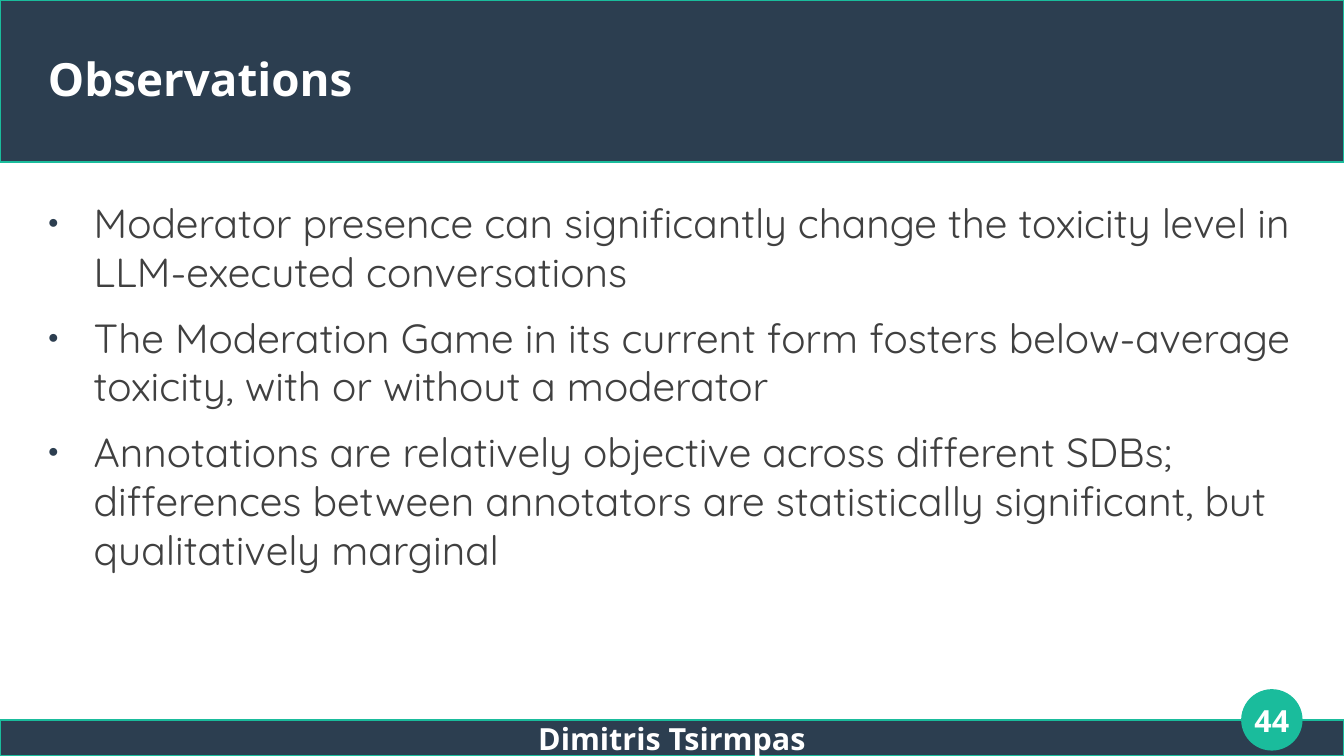
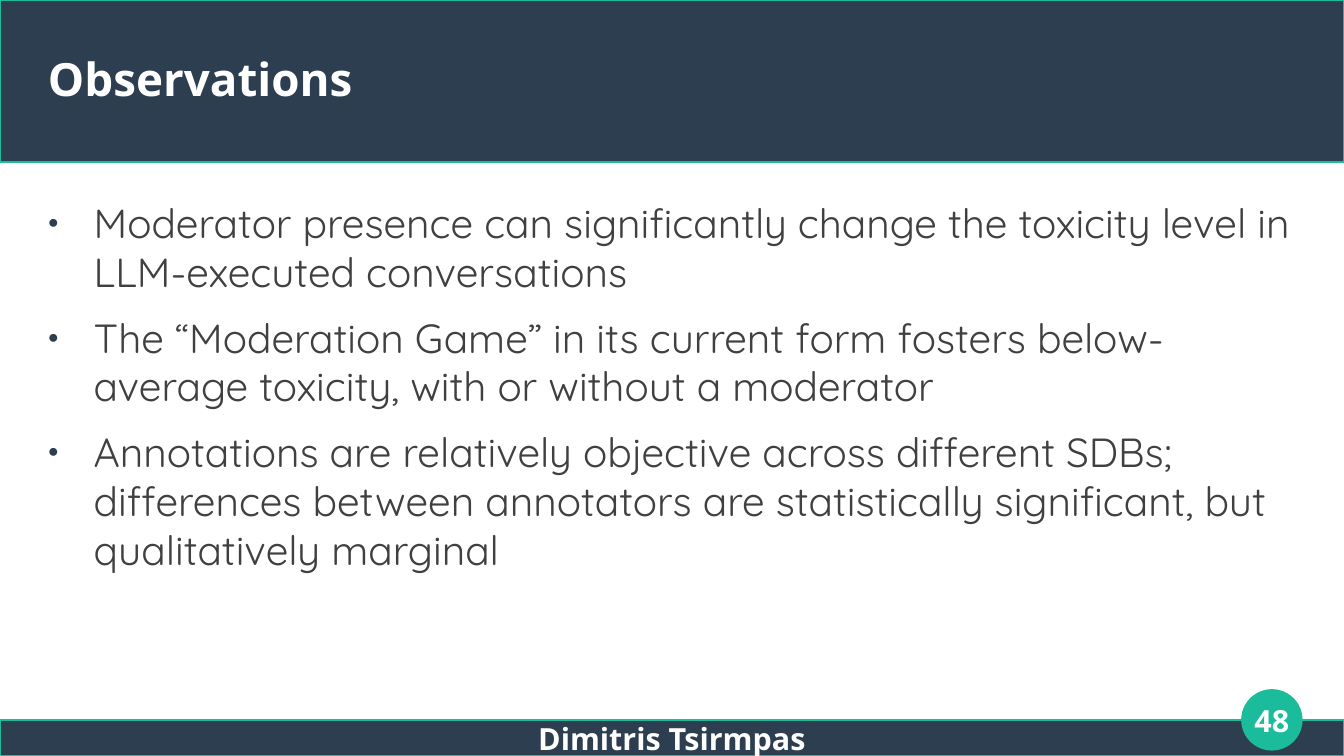
Before and after one commit to dimits-ts/llm_moderation_research, a slide deck: slide 48 of presentations/thesis.odp (slide 44 before the commit). Drawn at 1344x756 pixels with LibreOffice and Linux fonts; fonts in the diff are those of the drawing. Boxes give left, top, right and bottom in pixels: in the first picture for what was removed or moved away, otherwise in the second. Text is boxed around its words. In the diff, an @@ line names an element or a change of style, - is before the commit and + after.

```diff
--- a/presentations/thesis.odp
+++ b/presentations/thesis.odp
@@ text at [94, 323, 1164, 409]: text changed @@
-● The Moderation Game in its current form fosters below-average toxicity, with or without a moderator
+● The “Moderation Game” in its current form fosters below-average toxicity, with or without a moderator
@@ page number at [1254, 710, 1289, 733]: text changed @@
-44
+48
```
Also in this commit, not shown: 14 other slides changed, 6 slides added, 1 slide removed.
